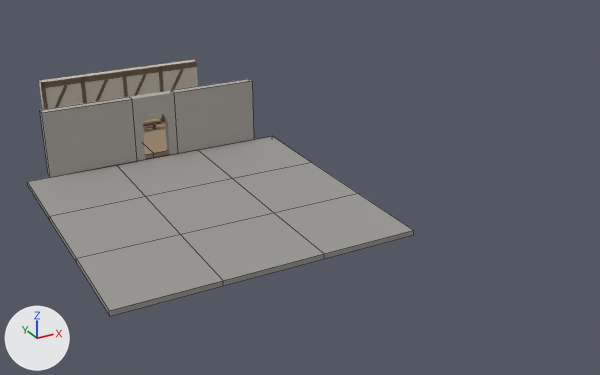
The Blender file assets/level/source/fixture.blend, before and after one commit.
Rendered twice from a camera (50 mm lens) standing at (-11.7, -29.1, 14.4) and looking at (4.9, 1.0, -0.7). The axes (+X, +Y, +Z) are drawn at lower left. The lights are the same throughout. The first picture is the older version. Mesh edges are drawn as thin lines on the coarser meshes.

Objects in the first picture: 'north_wall_a', 'north_wall_b', 'room_back', 'yard_floor_-4_-4', 'yard_floor_-4_0', 'yard_floor_-4_4', 'yard_floor_0_-4', 'yard_floor_0_0', 'yard_floor_0_4', 'yard_floor_4_-4', 'yard_floor_4_0', 'yard_floor_4_4' and 5 more.
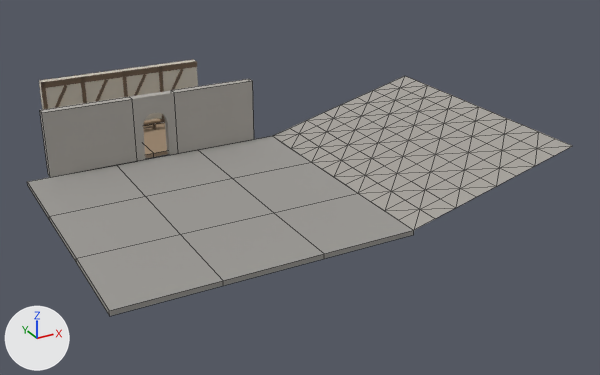
Boxes (x1, y1, x2, y2) around the edits, measured in the pictures (600 x 375 px):
'bank', added
    after: (273, 76, 572, 230)

Patch to the scene script:
```diff
--- a/assets/level/source/fixture.blend.py
+++ b/assets/level/source/fixture.blend.py
@@ mat_gravel @@
+mat_gravel = principled_material('gravel')
+mat_gravel.base_color = (0.38, 0.36, 0.33)  # grey #a6a29b
+mat_gravel.roughness = 0.9
@@ me_bank @@
+me_bank.from_pydata(...)  # 117 vertices, 192 faces; spans x 6.0..14.0, y -6.0..6.0, z 0.0..2.0
+me_bank.polygons.foreach_set('use_smooth', [True] * 192)
+me_bank.materials.append(mat_gravel)  # grey #a6a29b
@@ ob_bank @@
+ob_bank = bpy.data.objects.new('bank', me_bank)
+ob_bank.location = (0.0, 0.0, 0.0)
```
